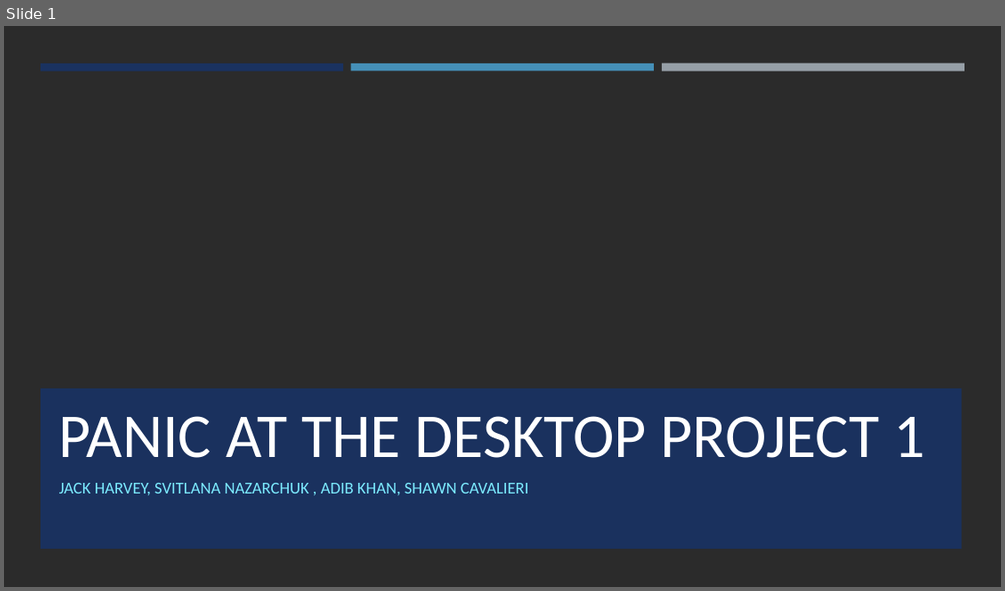
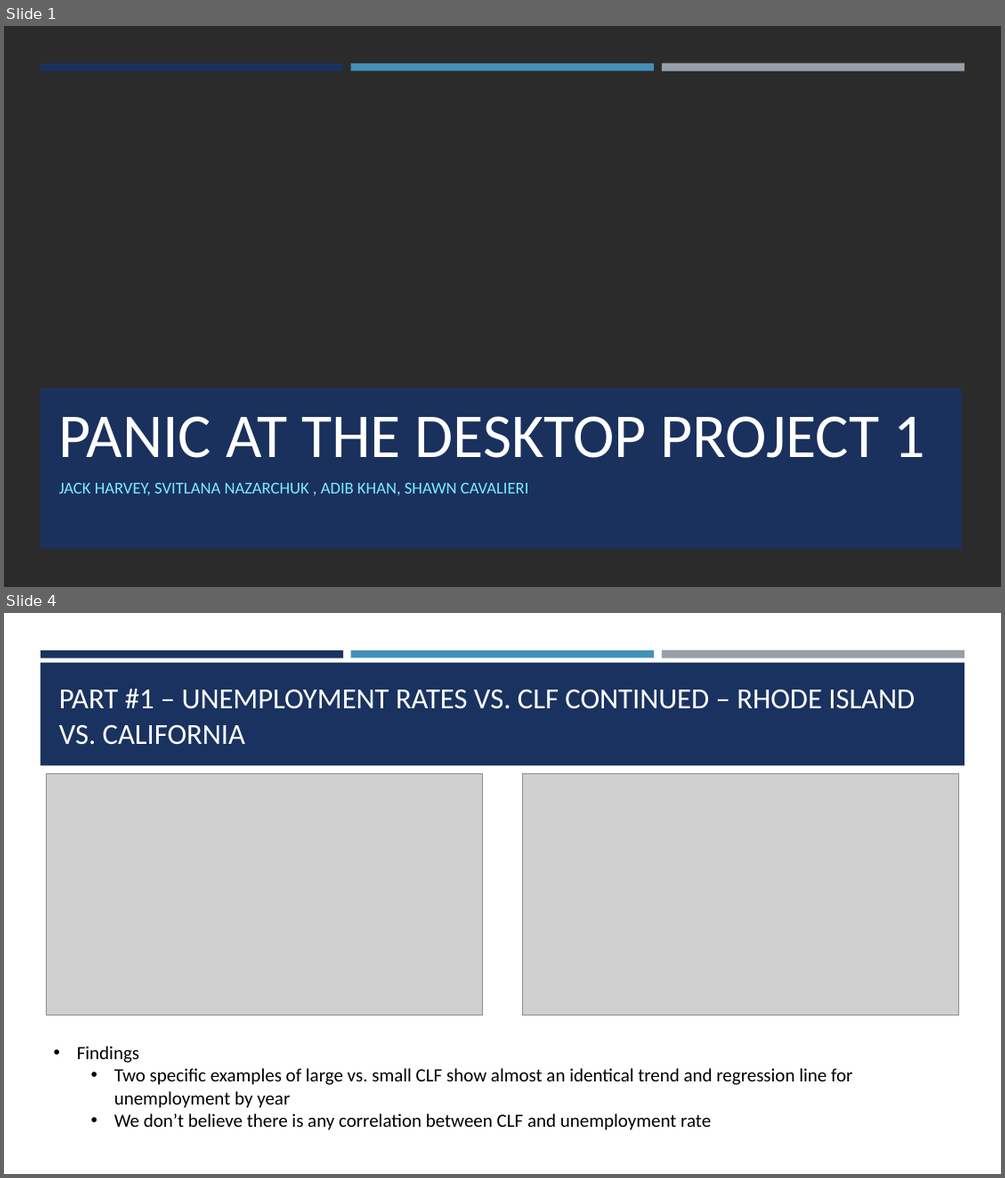
Before and after one commit to shawn-cavalieri/panic_at_the_desktop_project_1, a slide deck: Panic At The Desktop Project 1-.pptx. Shown one above the other, each under a label of ours: slide 1 before the commit, slides 1 and 4 after it; the slides between them are not shown. The pictures are 1005x591 and 1005x1178 pixels, drawn with LibreOffice and Linux fonts; fonts in the diff are those of the drawing; grey boxes stand for pictures; background and template pictures are left out; a plain dark background stands for a picture behind light text. Boxes give left, top, right and bottom in pixels: in the first picture for what was removed or moved away, otherwise in the second. Text is boxed around its words. In the diff, an @@ line names an element or a change of style, - is before the commit and + after.

```diff
--- a/Panic At The Desktop Project 1-.pptx
+++ b/Panic At The Desktop Project 1-.pptx
@@ slide 4 added at <box>4,613,1001,1174</box>, background #FFFFFF @@
@@ rectangle added at <box>40,650,343,657</box>, fill #1A3260 @@
@@ rectangle added at <box>40,662,965,765</box>, fill #1A3260 @@
@@ rectangle added at <box>351,650,654,657</box>, fill #4590B8 @@
@@ rectangle added at <box>662,650,964,658</box>, fill #969FA7 @@
@@ title added at <box>59,689,914,745</box>, 28 pt, text #FFFFFF @@
+PART #1 – UNEMPLOYMENT RATES VS. CLF CONTINUED – RHODE ISLAND VS. CALIFORNIA
@@ picture added at <box>46,774,482,1014</box> @@
@@ picture added at <box>523,774,959,1014</box> @@
@@ text added at <box>77,1046,852,1130</box>, 18 pt, text #000000 @@
+• Findings
+  • Two specific examples of large vs. small CLF show almost an identical trend and regression line for unemployment by year
+  • We don’t believe there is any correlation between CLF and unemployment rate
```
Also in this commit, not shown: 9 slides changed, 1 slide removed.
